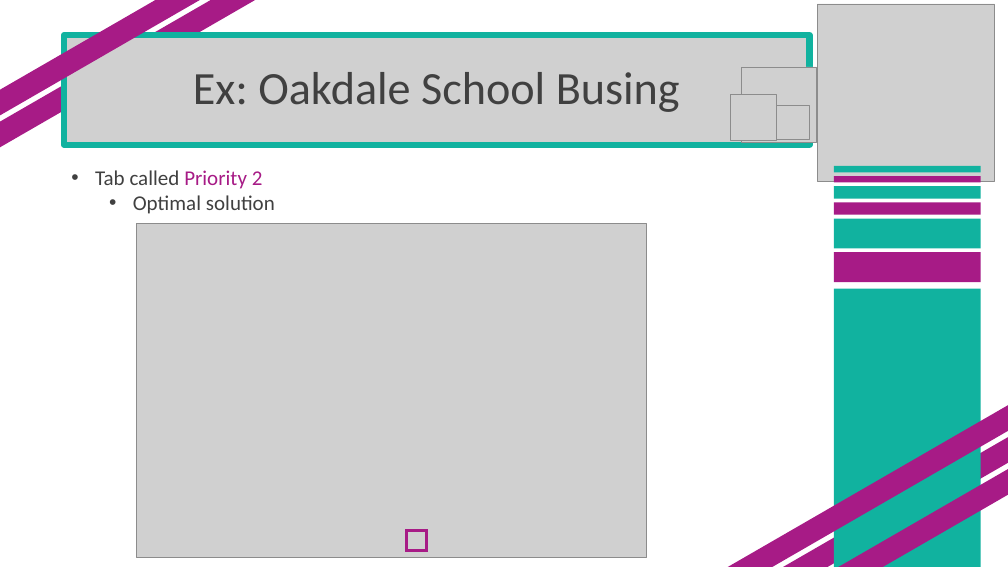
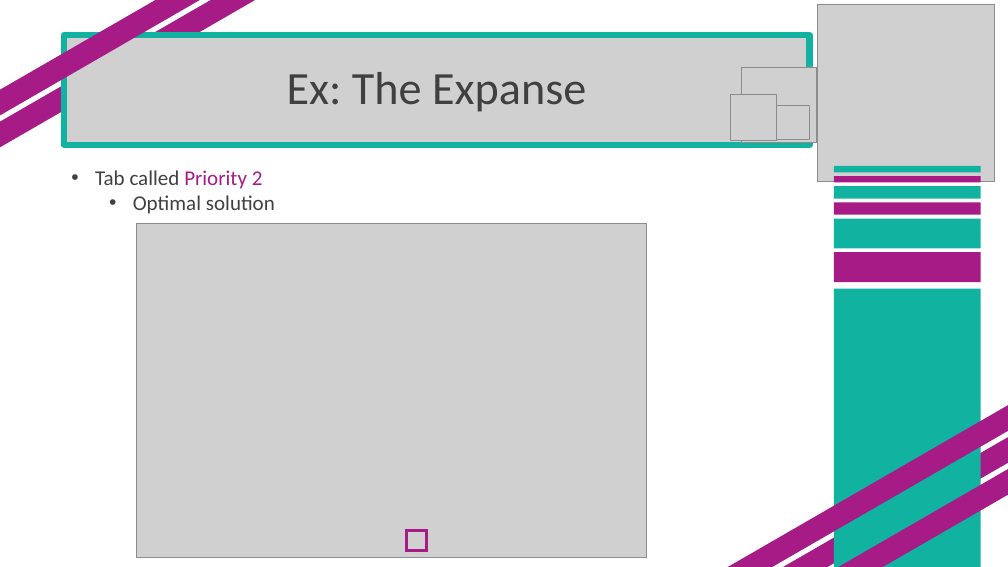
Before and after one commit to SuperMarioGiacomazzo/STOR305_WEBSITE, a slide deck: slide 15 of Lectures/Lecture 17/Lecture 17.pptx. Drawn at 1008x567 pixels with LibreOffice and Linux fonts; fonts in the diff are those of the drawing; grey boxes stand for pictures. Boxes give left, top, right and bottom in pixels: in the first picture for what was removed or moved away, otherwise in the second. Text is boxed around its words. In the diff, an @@ line names an element or a change of style, - is before the commit and + after.

```diff
--- a/Lectures/Lecture 17/Lecture 17.pptx
+++ b/Lectures/Lecture 17/Lecture 17.pptx
@@ title at (287,72,586,112): text changed @@
-Ex: Oakdale School Busing
+Ex: The Expanse
```
Also in this commit, not shown: 16 other slides changed, 6 other files.
